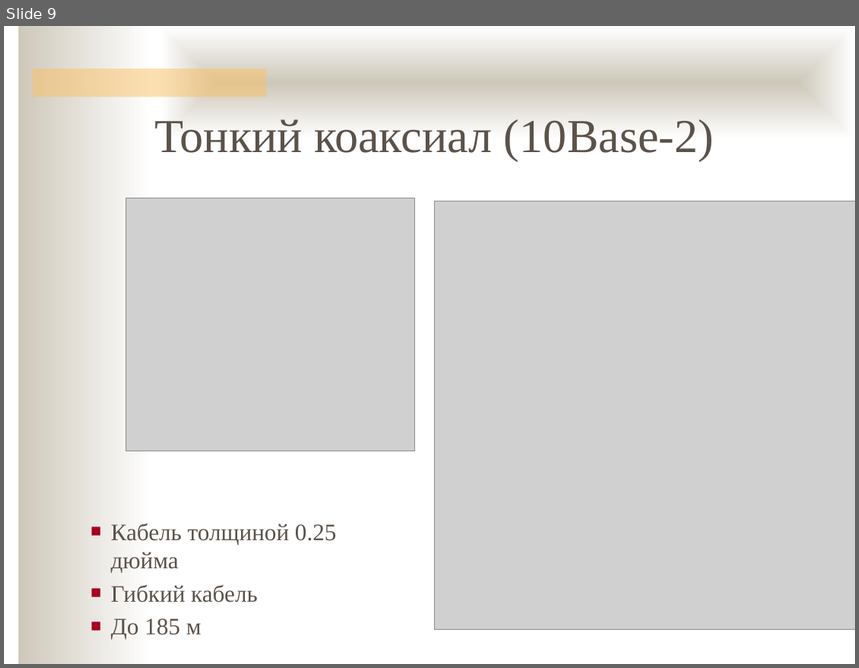
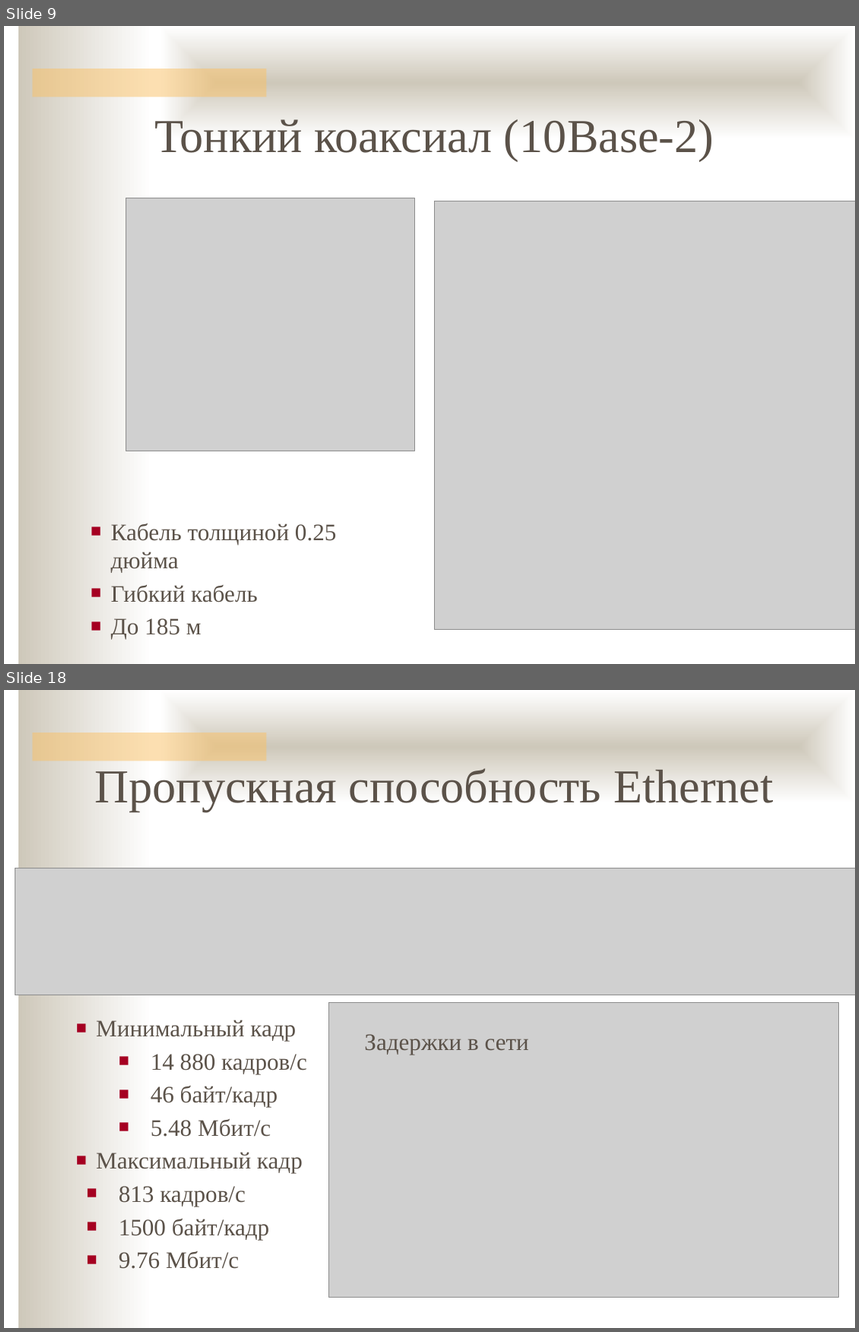
Before and after one commit to ukoloff/nets, a slide deck: 05.pptx. Shown one above the other, each under a label of ours: slide 9 before the commit, slides 9 and 18 after it; the slides between them are not shown. The pictures are 859x668 and 859x1332 pixels, drawn with LibreOffice and Linux fonts; fonts in the diff are those of the drawing; grey boxes stand for pictures; background and template pictures are left out. Boxes give left, top, right and bottom in pixels: in the first picture for what was removed or moved away, otherwise in the second. Text is boxed around its words. In the diff, an @@ line names an element or a change of style, - is before the commit and + after.

```diff
--- a/05.pptx
+++ b/05.pptx
@@ slide 18 added at <box>4,690,855,1328</box>, background #FFFFFF; not listed: 3 template elements that a slide beside it also shows @@
@@ text added at <box>95,768,773,812</box>, 40 pt, text #5B5249 @@
+Пропускная способность Ethernet
@@ picture added at <box>15,869,855,996</box> @@
@@ picture added at <box>329,1002,839,1297</box> @@
@@ text added at <box>96,1020,307,1269</box>, 20 pt, text #5B5249 @@
+■ Минимальный кадр
+  ■ 14 880 кадров/с
+  ■ 46 байт/кадр
+  ■ 5.48 Мбит/с
+■ Максимальный кадр
+  ■ 813 кадров/с
+  ■ 1500 байт/кадр
+  ■ 9.76 Мбит/с
@@ text added at <box>364,1034,529,1055</box>, 20 pt, text #5B5249 @@
+Задержки в сети
```
Also in this commit, not shown: 1 slide changed, 13 other slides added, 1 slide removed.
